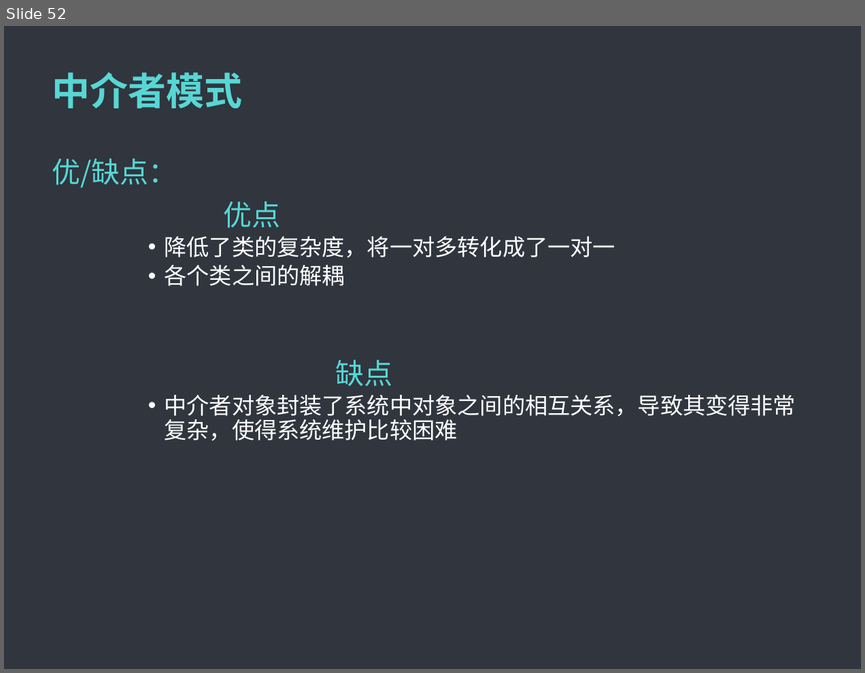
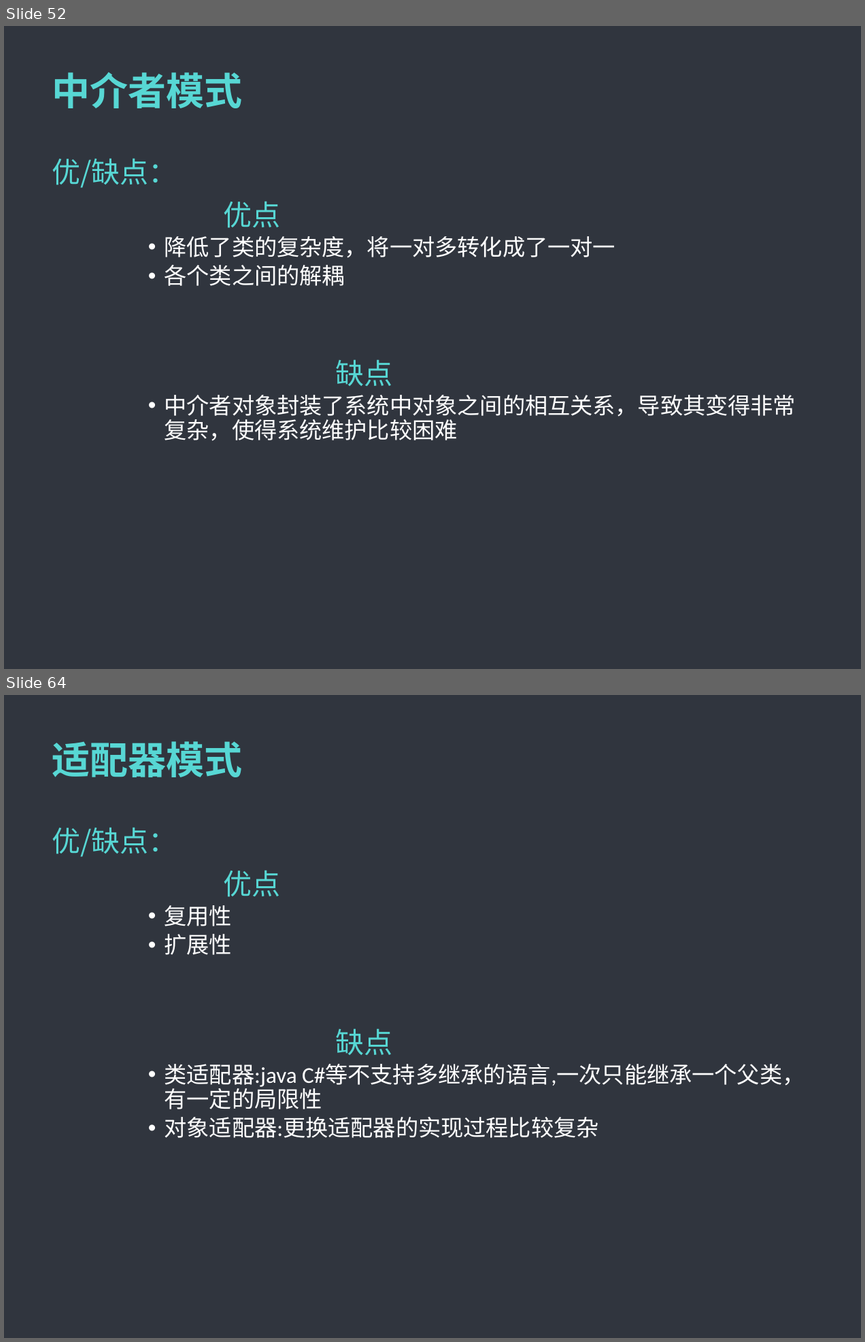
Before and after one commit to MintLy/JavaDesignMode, a slide deck: DesignMode.ppt. Shown one above the other, each under a label of ours: slide 52 before the commit, slides 52 and 64 after it; the slides between them are not shown. The pictures are 865x673 and 865x1342 pixels, drawn with LibreOffice and Linux fonts; fonts in the diff are those of the drawing; background and template pictures are left out. Boxes give left, top, right and bottom in pixels: in the first picture for what was removed or moved away, otherwise in the second. Text is boxed around its words. In the diff, an @@ line names an element or a change of style, - is before the commit and + after.

```diff
--- a/DesignMode.ppt
+++ b/DesignMode.ppt
@@ slide 64 added at <box>4,695,861,1338</box>, background #5F5F5F; not listed: 1 template element that a slide beside it also shows @@
@@ title added at <box>52,741,242,777</box>, 32 pt, text #57D7D4, bold @@
+适配器模式
@@ text added at <box>52,827,804,1138</box>, 19 pt, text #FFFFFF @@
+优/缺点：
+优点
+      • 复用性
+      • 扩展性
+缺点
+      • 类适配器:java C#等不支持多继承的语言,一次只能继承一个父类，有一定的局限性
+      • 对象适配器:更换适配器的实现过程比较复杂
```
Also in this commit, not shown: 28 other slides added, 26 other files.
